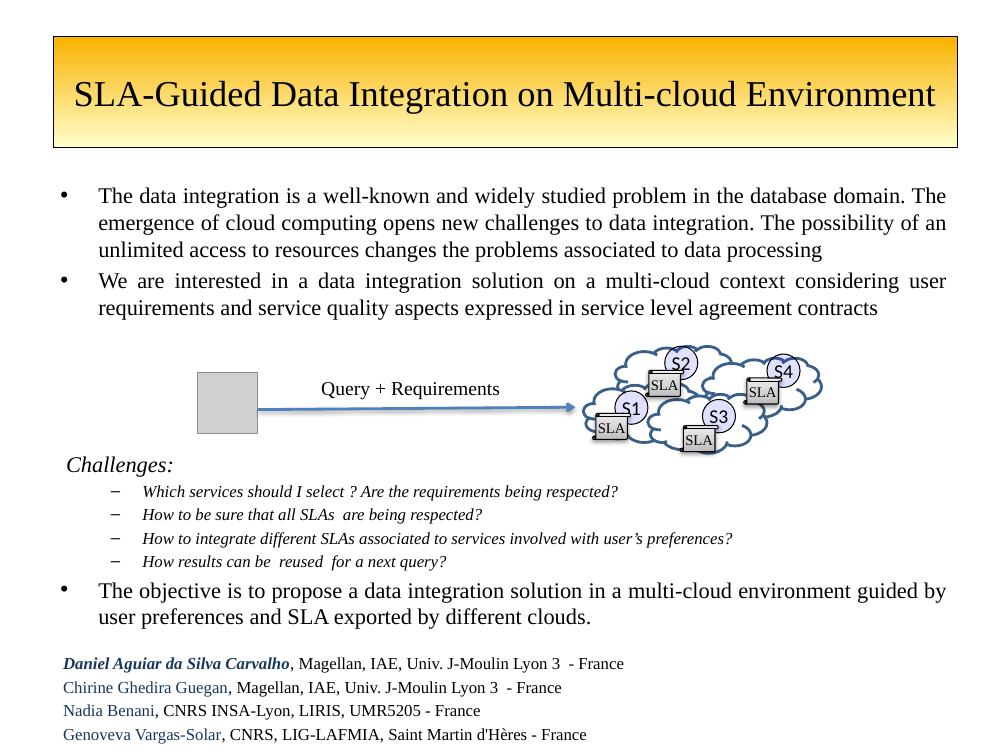
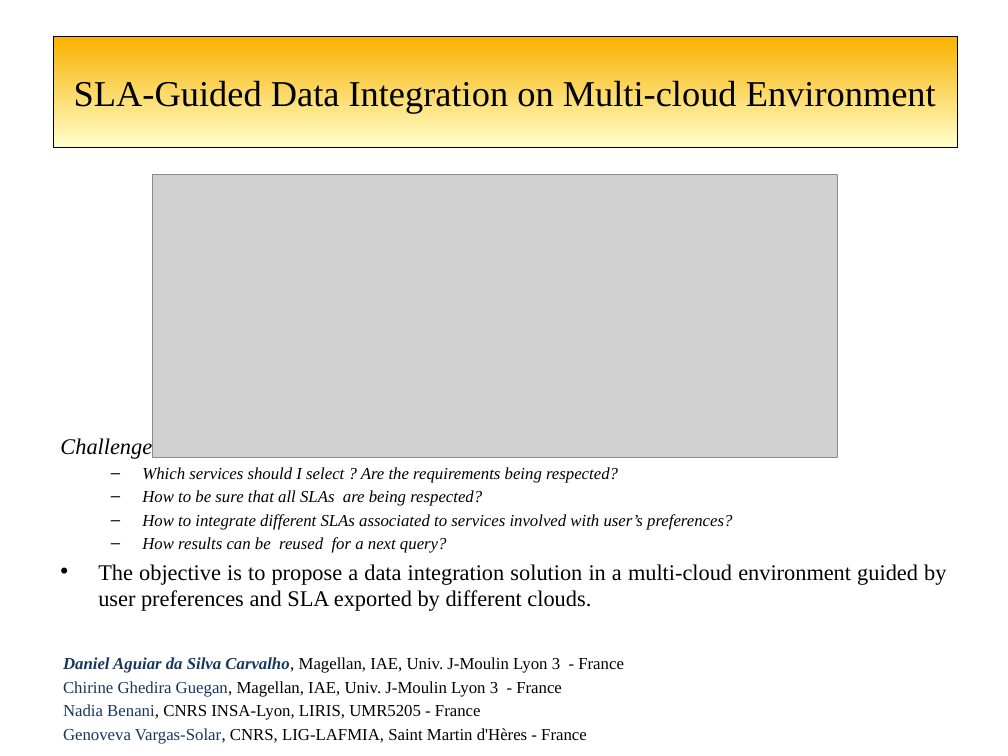
Before and after one commit to danielboni/DanielCarvalho-PhD, a slide deck: slide 1 of Presentations/ARC 6 2015 one slide.pptx. Drawn at 1008x756 pixels with LibreOffice and Linux fonts; fonts in the diff are those of the drawing; grey boxes stand for pictures. Boxes give left, top, right and bottom in pixels: in the first picture for what was removed or moved away, otherwise in the second. Text is boxed around its words. In the diff, an @@ line names an element or a change of style, - is before the commit and + after.

```diff
--- a/Presentations/ARC 6 2015 one slide.pptx
+++ b/Presentations/ARC 6 2015 one slide.pptx
@@ picture added at bbox=[152, 174, 838, 457] @@
@@ text at bbox=[98, 187, 947, 320]: paragraphs removed @@
-• The data integration is a well-known and widely studied problem in the database domain. The emergence of cloud computing opens new challenges to data integration. The possibility of an unlimited access to resources changes the problems associated to data processing
-• We are interested in a data integration solution on a multi-cloud context considering user requirements and service quality aspects expressed in service level agreement contracts
@@ cloud removed at bbox=[615, 347, 734, 405] @@
@@ ellipse removed at bbox=[664, 347, 698, 380] @@
-S2
@@ cloud removed at bbox=[703, 358, 822, 416] @@
@@ ellipse removed at bbox=[767, 354, 800, 387] @@
-S4
@@ picture removed at bbox=[197, 373, 257, 433] @@
@@ text removed at bbox=[321, 382, 500, 400] @@
-Query + Requirements
@@ cloud removed at bbox=[584, 383, 703, 442] @@
@@ vertical scroll removed at bbox=[646, 370, 684, 396] @@
-SLA
@@ vertical scroll removed at bbox=[744, 378, 782, 404] @@
-SLA
@@ arrow removed from (258, 409) to (576, 407) @@
@@ vertical scroll removed at bbox=[593, 413, 631, 439] @@
-SLA
@@ ellipse removed at bbox=[615, 391, 648, 424] @@
-S1
@@ cloud removed at bbox=[648, 394, 767, 453] @@
@@ ellipse removed at bbox=[703, 399, 736, 432] @@
-S3
@@ vertical scroll removed at bbox=[680, 425, 719, 452] @@
-SLA
```
Also in this commit, not shown: 1 other file.
